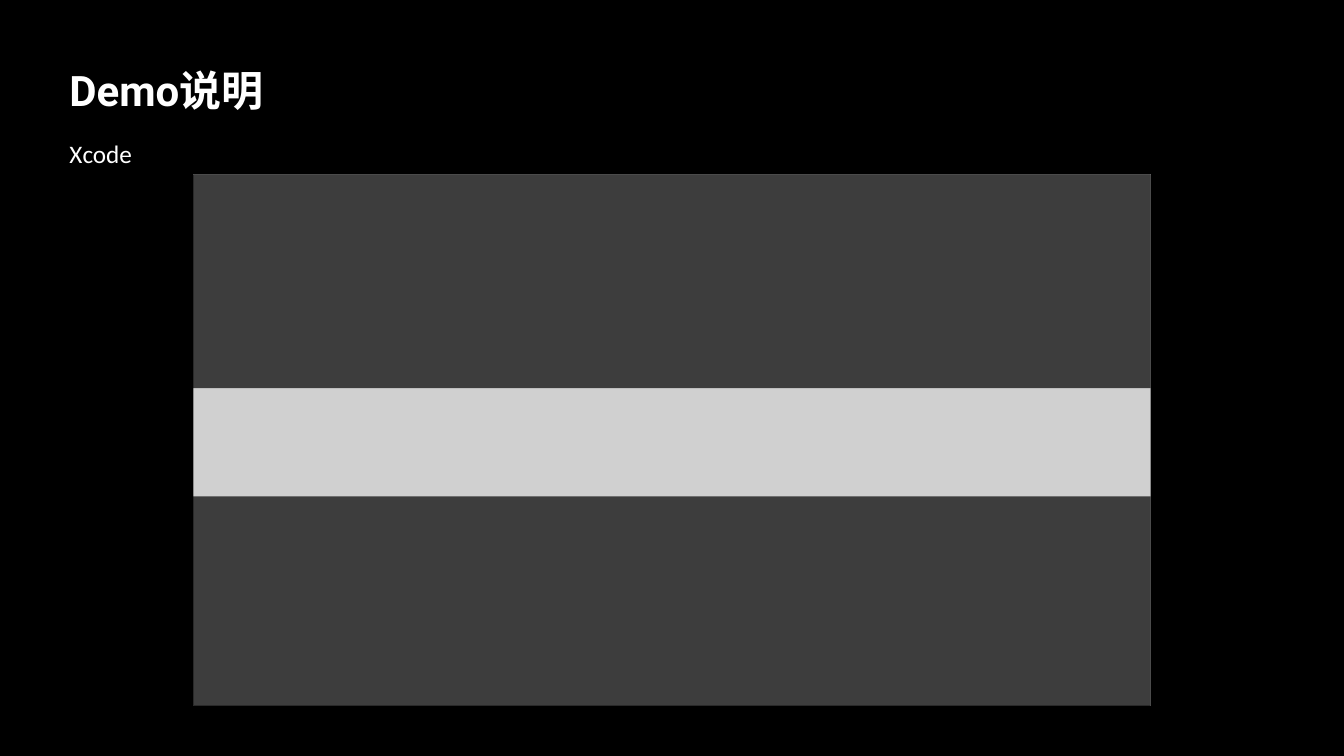
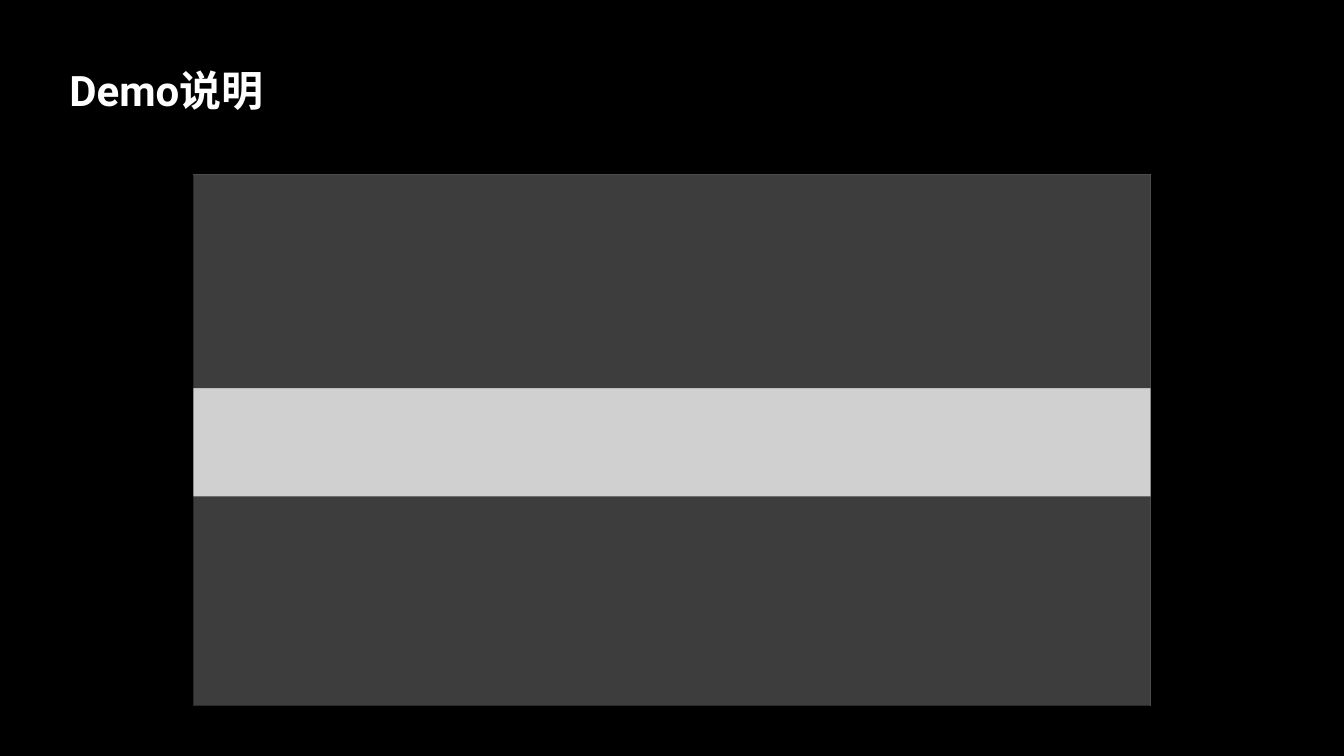
Before and after one commit to GuanyiLL/Study, a slide deck: slide 19 of Swift/CoreMLResearching/CoreML.pptx (slide 18 before the commit). Drawn at 1344x756 pixels with LibreOffice and Linux fonts; fonts in the diff are those of the drawing; grey boxes stand for pictures. Boxes give left, top, right and bottom in pixels: in the first picture for what was removed or moved away, otherwise in the second. Text is boxed around its words. In the diff, an @@ line names an element or a change of style, - is before the commit and + after.

```diff
--- a/Swift/CoreMLResearching/CoreML.pptx
+++ b/Swift/CoreMLResearching/CoreML.pptx
@@ text removed at <box>69,145,132,163</box> @@
-Xcode
```
Also in this commit, not shown: 5 other slides changed, 2 slides added.
